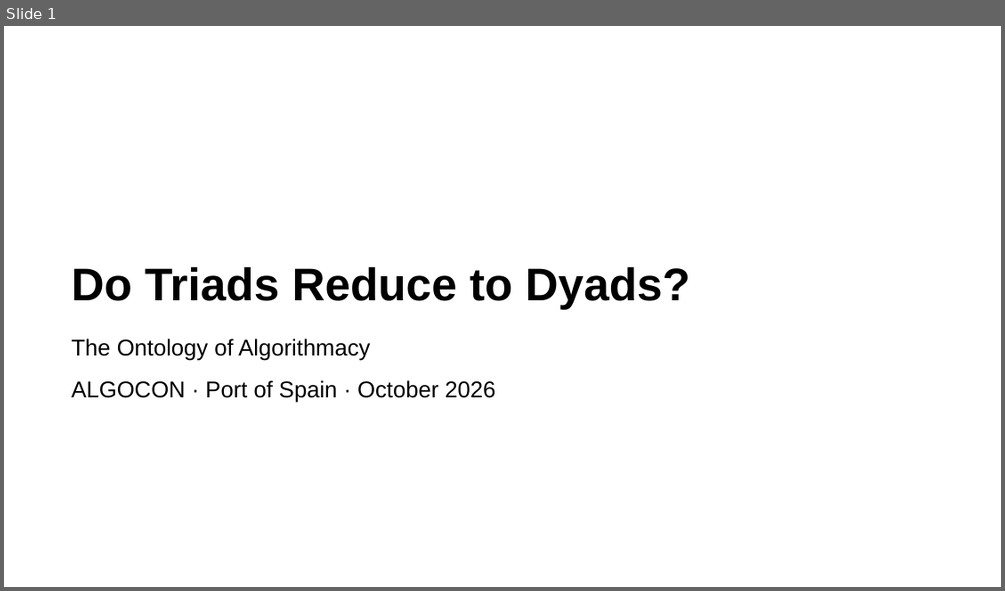
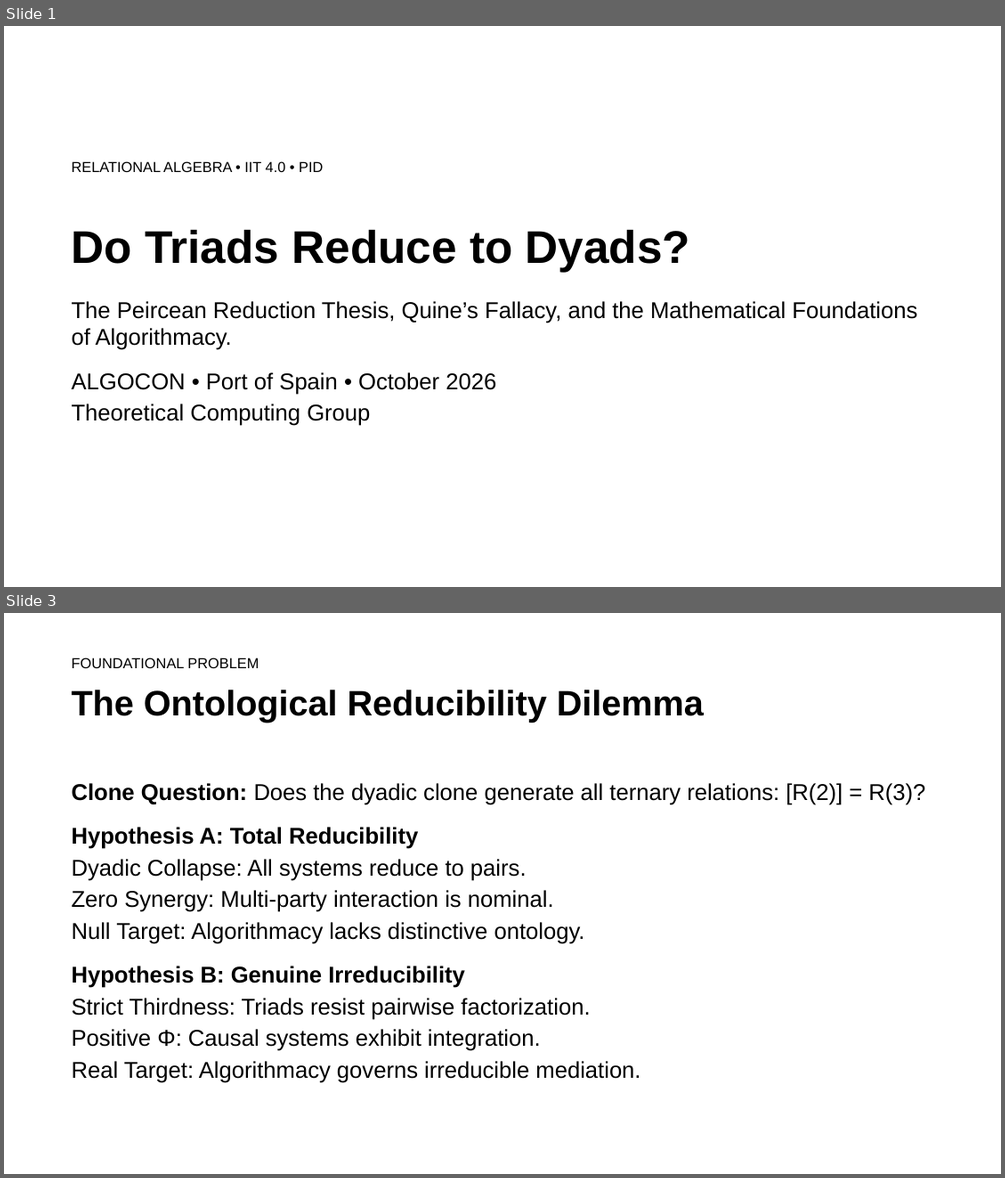
Before and after one commit to rogerSuperBuilderAlpha/algorithmacy-lab, a slide deck: submissions/triadic_reduction/talk/deck.pptx. Shown one above the other, each under a label of ours: slide 1 before the commit, slides 1 and 3 after it; the slides between them are not shown. The pictures are 1005x591 and 1005x1178 pixels, drawn with LibreOffice and Linux fonts; fonts in the diff are those of the drawing. Boxes give left, top, right and bottom in pixels: in the first picture for what was removed or moved away, otherwise in the second. Text is boxed around its words. In the diff, an @@ line names an element or a change of style, - is before the commit and + after.

```diff
--- a/submissions/triadic_reduction/talk/deck.pptx
+++ b/submissions/triadic_reduction/talk/deck.pptx
@@ slide 3 added at (4,613,1001,1174), background #FFFFFF @@
@@ text added at (72,657,259,668), 14 pt, text #000000 @@
+FOUNDATIONAL PROBLEM
@@ text added at (72,690,704,722), 34 pt, text #000000, bold @@
+The Ontological Reducibility Dilemma
@@ text added at (72,783,925,1083), 22 pt, text #000000 @@
+Clone Question: Does the dyadic clone generate all ternary relations: [R(2)] = R(3)?
+Hypothesis A: Total Reducibility
+Dyadic Collapse: All systems reduce to pairs.
+Zero Synergy: Multi-party interaction is nominal.
+Null Target: Algorithmacy lacks distinctive ontology.
+Hypothesis B: Genuine Irreducibility
+Strict Thirdness: Triads resist pairwise factorization.
+Positive Φ: Causal systems exhibit integration.
+Real Target: Algorithmacy governs irreducible mediation.
@@ slide 1 changed as well @@
@@ text "Do Triads Reduce to Dyads?": place and size @@
-text "Do Triads Reduce to Dyads?" at (72,266,690,309)
+text "Do Triads Reduce to Dyads?" at (72,229,690,272)
@@ text added at (72,161,323,172), 14 pt, text #000000 @@
+RELATIONAL ALGEBRA • IIT 4.0 • PID
@@ text at (72,301,917,426): text changed @@
-The Ontology of Algorithmacy
-ALGOCON · Port of Spain · October 2026
+The Peircean Reduction Thesis, Quine’s Fallacy, and the Mathematical Foundations of Algorithmacy.
+ALGOCON • Port of Spain • October 2026
+Theoretical Computing Group
```
Also in this commit, not shown: 14 other slides added, 17 slides removed, 15 other files.
